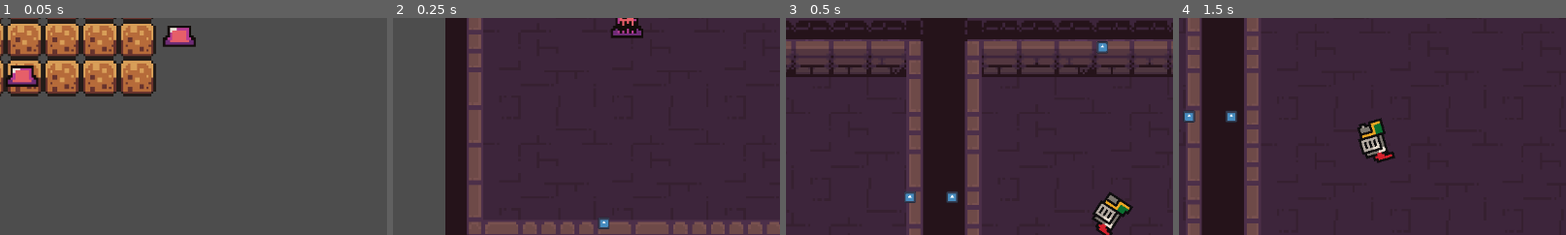
Above: before the commit, frames 1-4 (left to right).
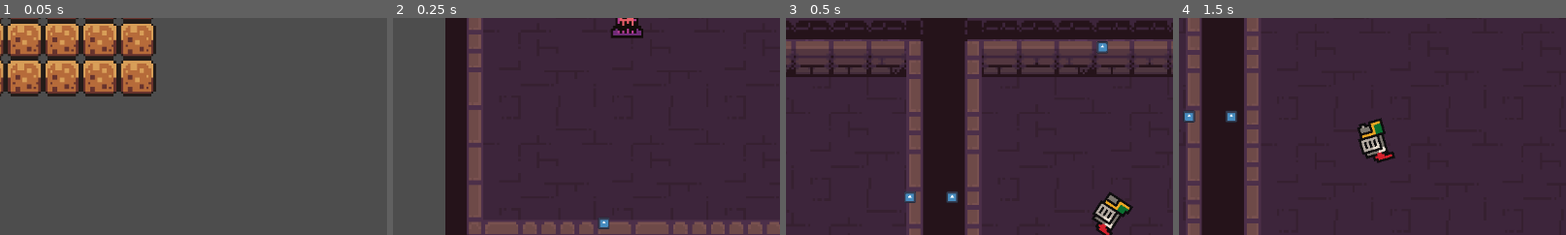
Above: after the commit, the same moments.

Repository: francoisouiz/countdowntogmtk
Game: Godot game, scene res://scenes/root.tscn
The game is run twice, just before and just after one commit, with the same random seed, the same clock (stepped at 60 frames per second) and the same inputs. The engine's default icon, where the game draws it, is replaced by a stand-in: a white triangle on a blue panel in a dark square.
Inputs (mouse positions are % of the whole screen's width and height, from its top left):
- Up to frame 1 (0.05 s): no input
- Up to frame 2 (0.25 s): no input
- Up to frame 3 (0.5 s): no input
- Up to frame 4 (1.5 s): move the mouse to (72, 45) at 0.52 s; click (72, 45) at 0.6 s; move the mouse to (30, 55) at 1.27 s; tap Q (charge) at 1.35 s
The pictures show only the part of the screen within x 20-70%, y 21-71%; the shares and areas given below are measured in that part.

The runs differ from the first frame. In frame 1, 1.4% of the frame differs, in the area x 2-51%, y 3-32%; in frame 2, nothing differs; in frame 3, nothing differs; in frame 4, nothing differs.

Commit message:
refactor: make characters children of level

Diff:
--- a/scenes/level.tscn
+++ b/scenes/level.tscn
@@ -10,3 +10,9 @@
 zoom = Vector2(3.49, 3.49)
 position_smoothing_enabled = true
 script = ExtResource("2_w7c3h")
+
+[node name="Enemies" type="Node" parent="." unique_id=1571686863]
+
+[node name="BloodDrops" type="Node" parent="." unique_id=1550726003]
+
+[node name="PlayerProjectiles" type="Node" parent="." unique_id=2098990834]
--- a/scenes/root.tscn
+++ b/scenes/root.tscn
@@ -2,7 +2,6 @@
 
 [ext_resource type="PackedScene" uid="uid://dtjl3wyretbj8" path="res://scenes/level.tscn" id="1_lrqlo"]
 [ext_resource type="Texture2D" uid="uid://w6un1tp20y2e" path="res://assets/temp_icons/world_tileset.png" id="2_twpsu"]
-[ext_resource type="PackedScene" uid="uid://b7qhgfs0xk5lk" path="res://scenes/blood_drop.tscn" id="4_sqa0i"]
 [ext_resource type="PackedScene" uid="uid://brl0lvtnuvu0u" path="res://scenes/canvas_layer.tscn" id="5_jh1ax"]
 
 [sub_resource type="TileSetAtlasSource" id="TileSetAtlasSource_lrqlo"]
@@ -140,20 +139,4 @@
 tile_map_data = PackedByteArray("AAAAAP7/AAAAAAEAAAD///7/AAAAAAEAAAD/////AAAAAAEAAAAAAP//AAAAAAEAAAAAAAAAAAAAAAEAAAD//w …(816 unchanged characters)…
 tile_set = SubResource("TileSet_72ghi")
 
-[node name="PlayerProjectiles" type="Node" parent="." unique_id=1716505557]
-
-[node name="BloodDrops" type="Node" parent="." unique_id=1411445835]
-
-[node name="BloodDrop" parent="BloodDrops" unique_id=933946282 instance=ExtResource("4_sqa0i")]
-position = Vector2(77, -42)
-heal_value = null
-
-[node name="BloodDrop2" parent="BloodDrops" unique_id=1854224110 instance=ExtResource("4_sqa0i")]
-position = Vector2(75, 22)
-heal_value = null
-
-[node name="BloodDrop3" parent="BloodDrops" unique_id=71784412 instance=ExtResource("4_sqa0i")]
-position = Vector2(8, 39)
-heal_value = null
-
 [node name="CanvasLayer" parent="." unique_id=543282367 instance=ExtResource("5_jh1ax")]
--- a/scripts/basic_enemy.gd
+++ b/scripts/basic_enemy.gd
@@ -18,14 +18,15 @@
 func die() -> void:
 	var drop = blood_drop_scene.instantiate()
 	drop.position = position
-	get_node("/root/Root/BloodDrops").call_deferred("add_child", drop)
+	get_node("../../BloodDrops").call_deferred("add_child", drop)
 
 	queue_free()
 
 # Called every frame. 'delta' is the elapsed time since the previous frame.
 func _process(delta: float) -> void:
 	if not player:
-		player = get_node("../Player")
+		# ensures a player is targetted before anything
+		player = get_node("../../Player")
 		pass
 	move(delta)
 	damage_player()
--- a/scripts/blood_drop.gd
+++ b/scripts/blood_drop.gd
@@ -2,8 +2,6 @@
 
 
 @export var heal_value: int = 20
-
-#@onready var player: CharacterBody2D = get_node("%Player")
 
 func pickup(player: Node2D) -> void:
 	player.add_time(heal_value)
--- a/scripts/level.gd
+++ b/scripts/level.gd
@@ -139,4 +139,4 @@
 				var enemy_instance = basic_enemy.instantiate()
 				enemy_instance.position = (Vector2(11 * i, 11 * j) + Vector2(Room.DIMENSIONS) / 2) * 16
 				enemy_instance.z_index = 10
-				add_child(enemy_instance)
+				get_node("Enemies").add_child(enemy_instance)
--- a/scripts/player.gd
+++ b/scripts/player.gd
@@ -83,4 +83,4 @@
 		proj.set_velocity_components(mouse_coordinates)
 		proj.position = position
 
-		get_node("/root/Root/PlayerProjectiles").add_child(proj)
+		get_node("../PlayerProjectiles").add_child(proj)
